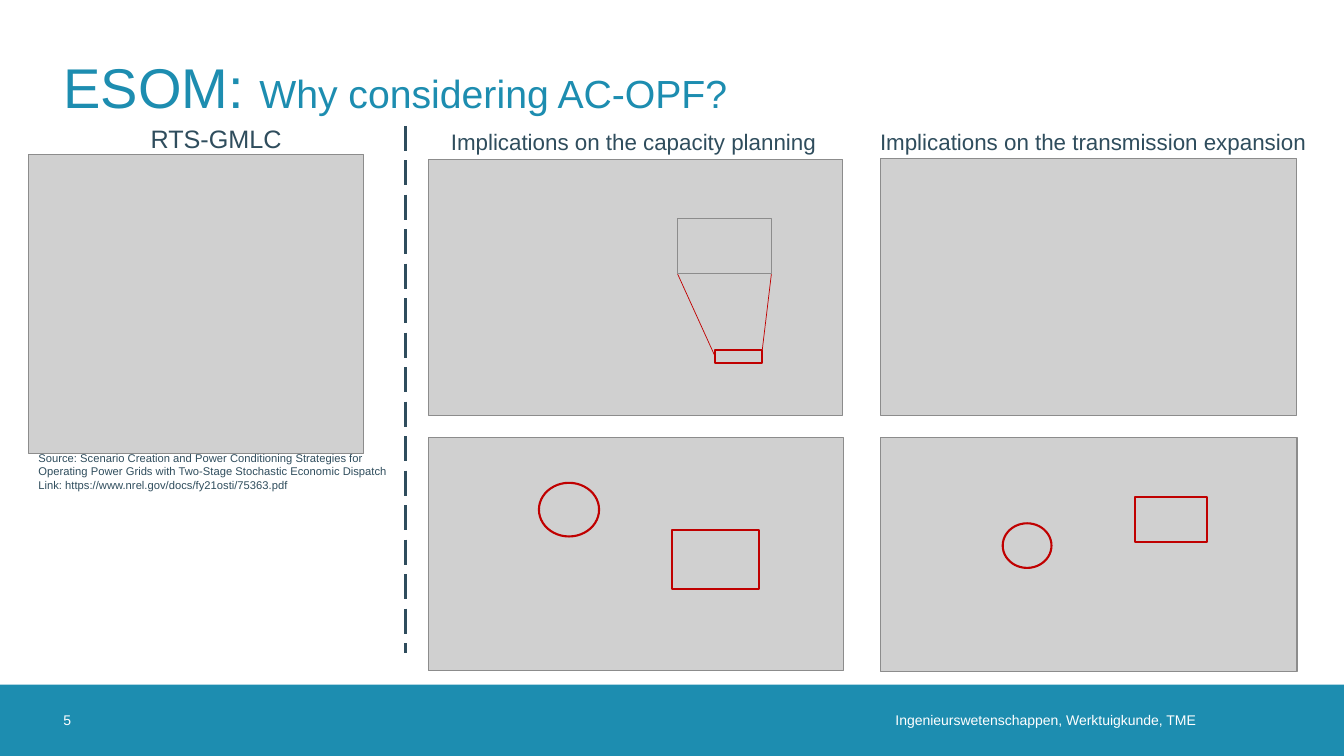
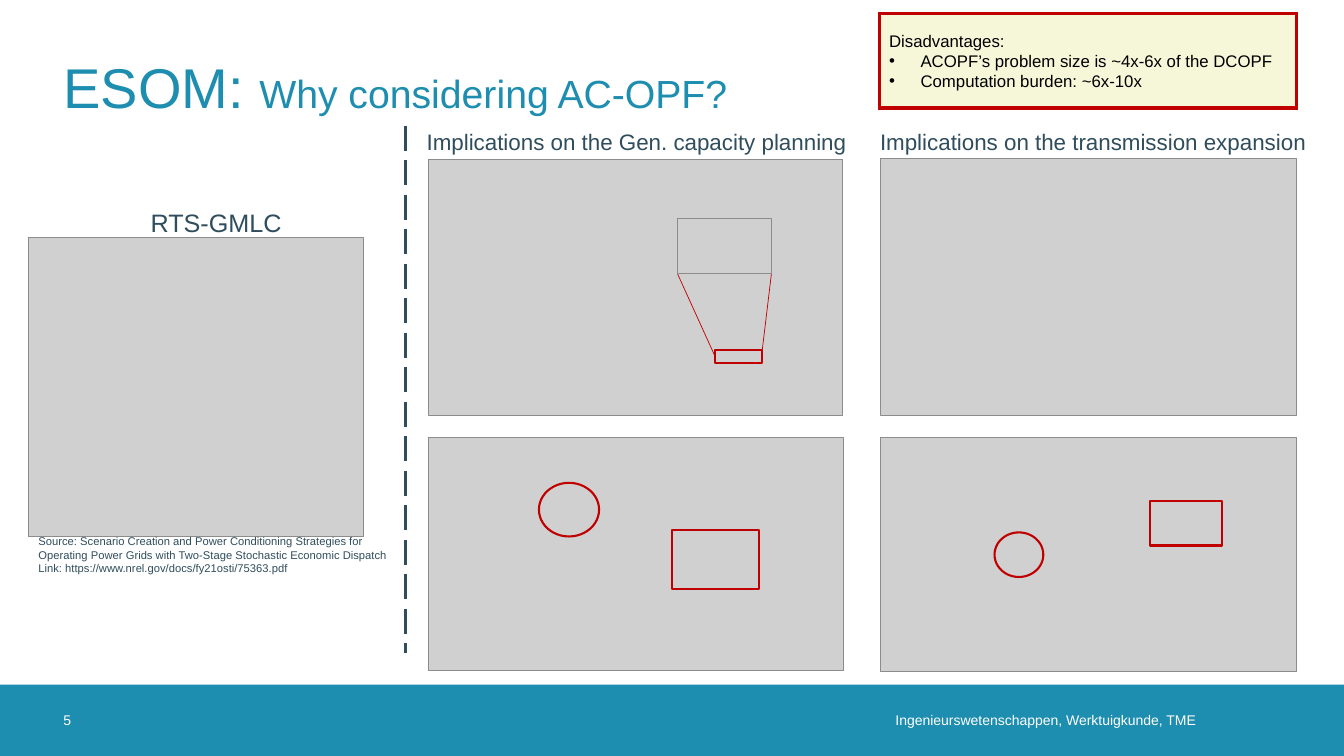
Before and after one commit to erikfilias/JointResearch, a slide deck: slide 5 of 02. Presentations/PresentationGroup.pptx. Drawn at 1344x756 pixels with LibreOffice and Linux fonts; fonts in the diff are those of the drawing; grey boxes stand for pictures; background and template pictures are left out. Boxes give left, top, right and bottom in pixels: in the first picture for what was removed or moved away, otherwise in the second. Text is boxed around its words. In the diff, an @@ line names an element or a change of style, - is before the commit and + after.

```diff
--- a/02. Presentations/PresentationGroup.pptx
+++ b/02. Presentations/PresentationGroup.pptx
@@ rectangle added at (879, 14, 1297, 108), fill #F6F7D9, outline #C00000 2.25 pt, 12 pt, text #000000 @@
+Disadvantages:
+• ACOPF’s problem size is ~4x-6x of the DCOPF
+• Computation burden: ~6x-10x
@@ text at (427, 133, 846, 155): text changed @@
-Implications on the capacity planning
+Implications on the Gen. capacity planning
@@ rectangle: place and size @@
-rectangle at (1135, 497, 1207, 541)
+rectangle at (1150, 501, 1222, 545)
@@ 2 texts, 1 picture: place and size @@
-2 texts, 1 picture at (28, 130, 387, 491)
+2 texts, 1 picture at (28, 214, 387, 575)
@@ ellipse: place and size @@
-ellipse at (1003, 523, 1052, 568)
+ellipse at (995, 532, 1044, 577)
```
Also in this commit, not shown: 1 other slide changed, 2 slides added.
